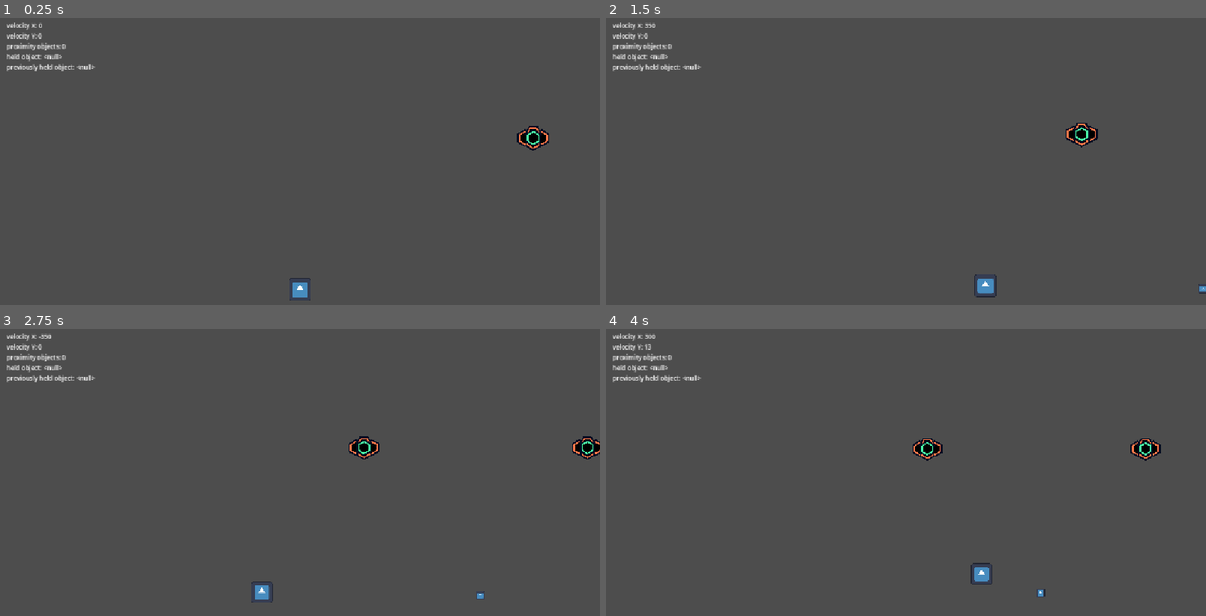
Above: before the commit, frames 1-4 (two rows, left to right).
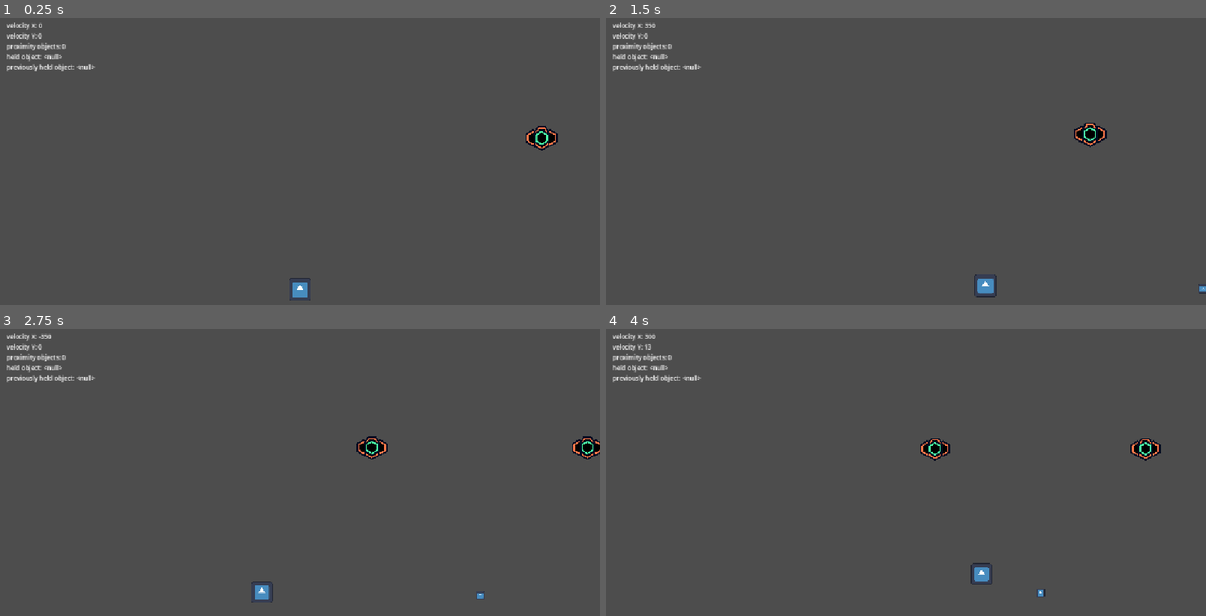
Above: after the commit, the same moments.

Repository: untugo/metroidvania-jam
Game: Godot game, scene res://scenes/world.tscn
Same seed, same stepped clock (60 frames per second), same inputs: the game is played once before the commit and once after it. The engine's default icon, where the game draws it, is replaced by a stand-in: a white triangle on a blue panel in a dark square.
Inputs (mouse positions are in pixels of both pictures, inside the frame that each line leads up to):
- Up to frame 1 (0.25 s): no input
- Up to frame 2 (1.5 s): tap Enter (ui_accept) at 0.5, 0.77 s; move the mouse to (1038, 167) at 0.52 s; press the mouse at (1038, 167) at 0.53 s; hold D (MOVE_RIGHT) from 0.53 s (still down); tap E (ring) at 0.8, 1.35 s; move the mouse to (786, 201) at 1.27 s; release the mouse at (786, 201) at 1.28 s
- Up to frame 3 (2.75 s): tap Enter (ui_accept) at 1.52 s; click (180, 512) at 1.55 s; move the mouse to (360, 420) at 2.02 s; release D (MOVE_RIGHT) at 2.03 s; press the mouse at (360, 420) at 2.03 s; hold A (MOVE_LEFT) from 2.03 s (still down); tap E (ring) at 2.3 s
- Up to frame 4 (4 s): move the mouse to (876, 561) at 2.77 s; release A (MOVE_LEFT) at 2.78 s; release the mouse at (876, 561) at 2.78 s; hold D (MOVE_RIGHT) from 2.78 s (still down); right-click (876, 561) at 2.85 s; tap Enter (ui_accept) at 3.02, 3.77 s; click (876, 561) at 3.05 s; move the mouse to (1086, 544) at 3.52 s; hold F (ACTION_03) from 3.53 s (still down); tap E (ring) at 3.8 s

The runs differ from the first frame. In frame 1, 0.3% of the frame differs, in the area x 86-93%, y 37-47%; in frame 2, 0.3%; in frame 3, 0.3%; in frame 4, 0.3%.

Commit message:
bug fixes

Diff:
--- a/scenes/world.tscn
+++ b/scenes/world.tscn
@@ -22,7 +22,7 @@
 position = Vector2(-112, 584)
 
 [node name="Anchor" parent="." unique_id=1321797534 instance=ExtResource("3_4wyf3")]
-position = Vector2(336, 320)
+position = Vector2(352, 320)
 
 [node name="Anchor2" parent="." unique_id=1260430380 instance=ExtResource("3_4wyf3")]
 position = Vector2(785, 320)
--- a/scripts/base scripts/pickable_base.gd
+++ b/scripts/base scripts/pickable_base.gd
@@ -3,6 +3,7 @@
 class_name Pickable
 extends RigidBody2D
 
+@export var apply_torque_on_throw: bool = false
 enum STATES { HELD, THROWN, LOCKED, RETURNING, DROPPED }
 var state: STATES = STATES.DROPPED
 
@@ -35,7 +36,8 @@
 		angular_velocity = 0.0
 
 		apply_central_impulse(direction.normalized() * power)
-		apply_torque_impulse(randf_range(-200, 200))
+		if apply_torque_on_throw:
+			apply_torque_impulse(randf_range(-200, 200))
 
 
 func drop():
--- a/scripts/object scripts/platform.gd
+++ b/scripts/object scripts/platform.gd
@@ -9,6 +9,12 @@
 #it respwans shortly after tho
 
 
-# Called every frame. 'delta' is the elapsed time since the previous frame.
-func _process(delta: float) -> void:
-	pass
+func _ready() -> void:
+	apply_torque_on_throw = false
+
+
+func pick_up(holder):
+	state = STATES.HELD
+	object.angular_velocity = 0.0
+	object.linear_velocity = Vector2.ZERO
+	current_holder = holder
--- a/scripts/object scripts/ring_anchor.gd
+++ b/scripts/object scripts/ring_anchor.gd
@@ -1,13 +1,14 @@
 class_name RingAnchor
 extends Node
 
+@export var anchor_locked: bool = false
+@onready var anchor_point: Marker2D = $"anchor point"
+@onready var anchor_area: Area2D = $"Anchor Area"
 
-@export var anchor_locked: bool = false
+@onready var debug_hint: Label = $"debug hint"
 @onready var left: Sprite2D = $"outer layer/left"
 @onready var right: Sprite2D = $"outer layer/right"
-@onready var anchor_point: Marker2D = $"anchor point"
 
-@onready var debug_hint: Label = $"debug hint"
 
 var can_lock: bool = false
 var locked_ring: Ring = null
@@ -28,16 +29,18 @@
 	can_lock = true
 	locked_rings += 1
 	locked_ring = body
-	debug_hint.visible = true
 
-	left.position += Vector2(8, 0)
-	right.position -= Vector2(8, 0)
+	if locked_rings != 2:
+		debug_hint.visible = true
+		left.position += Vector2(8, 0)
+		right.position -= Vector2(8, 0)
 
 func _on_anchor_area_body_exited(body: Node2D) -> void:
-	can_lock = false
-	locked_rings -= 1
-	locked_ring = null
-	debug_hint.visible = false
+		can_lock = false
+		locked_rings -= 1
+		locked_ring = null
 
-	left.position -= Vector2(8, 0)
-	right.position += Vector2(8, 0)
+		if locked_rings == 0:
+			debug_hint.visible = false
+			left.position -= Vector2(8, 0)
+			right.position += Vector2(8, 0)
--- a/scripts/player scripts/hand_controller.gd
+++ b/scripts/player scripts/hand_controller.gd
@@ -68,6 +68,10 @@
 			pick_up(object)
 			return
 
+		if object.state == object.STATES.LOCKED:
+			pick_up(object)
+			return
+
 
 func pick_up(object: Pickable):
 	if !object or object.state == object.STATES.HELD: return
--- a/scripts/ring scripts/ring.gd
+++ b/scripts/ring scripts/ring.gd
@@ -31,7 +31,7 @@
 
 
 func request_lock(anchor: Marker2D, delta: float):
-	if state == STATES.DROPPED: return
+	if state == STATES.DROPPED or state == STATES.HELD: return
 
 	current_anchor = anchor
 	state = STATES.LOCKED
